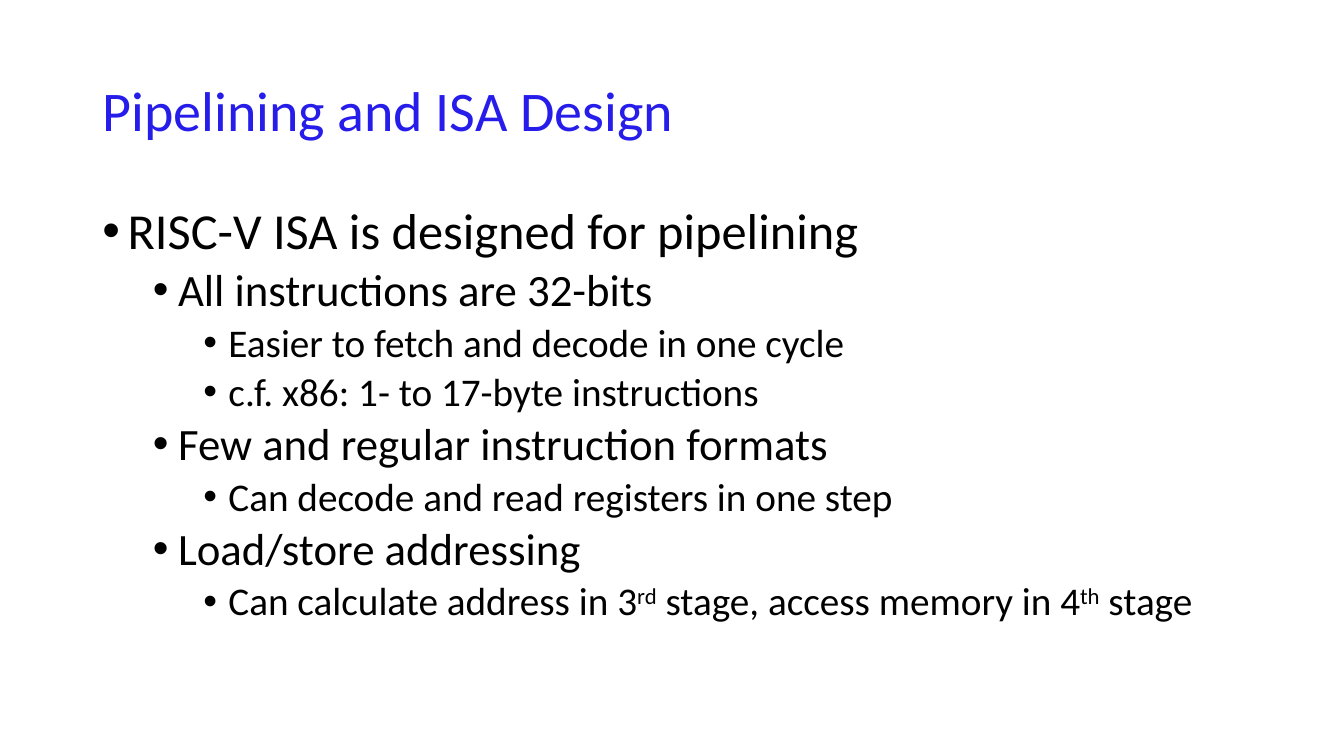
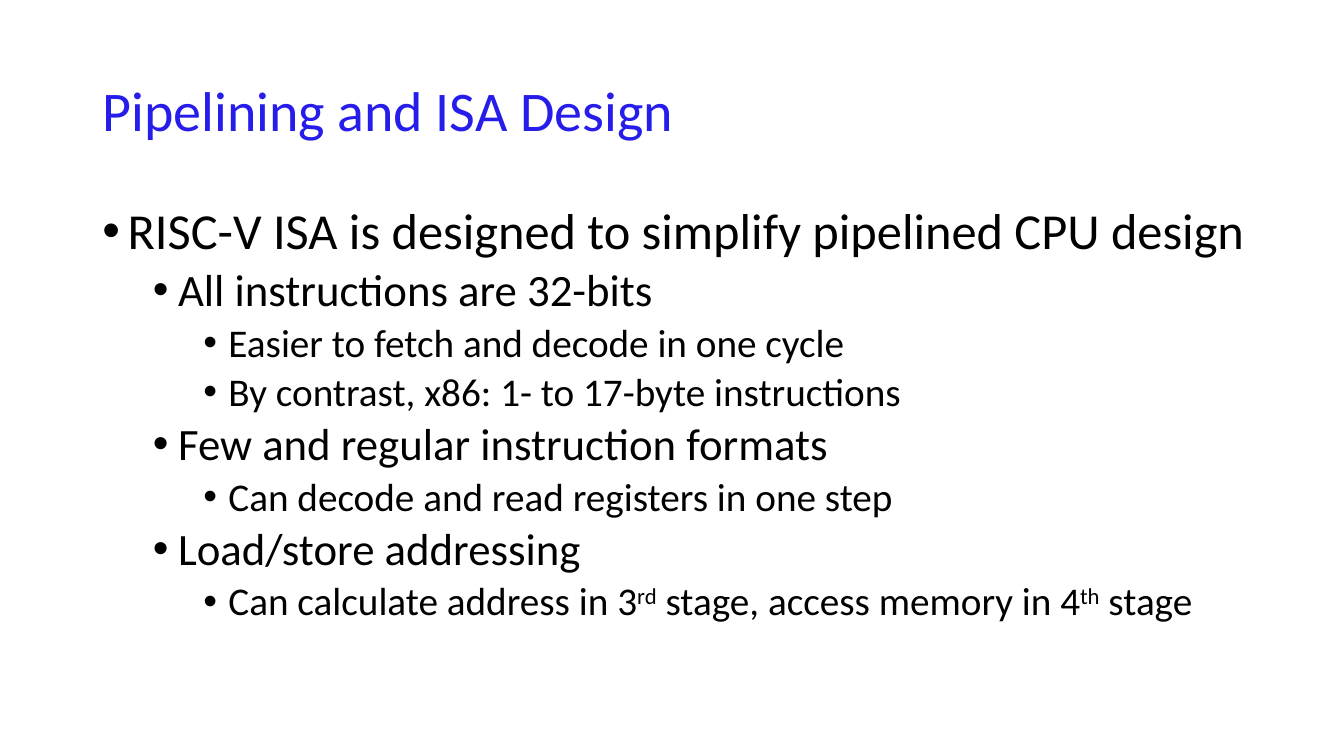
Before and after one commit to NYU-CSO/nyu-cso.github.io, a slide deck: slide 13 of notes/arch-simple2-pipeline.pptx. Drawn at 1344x756 pixels with LibreOffice and Linux fonts; fonts in the diff are those of the drawing. Boxes give left, top, right and bottom in pixels: in the first picture for what was removed or moved away, otherwise in the second. Text is boxed around its words. In the diff, an @@ line names an element or a change of style, - is before the commit and + after.

```diff
--- a/notes/arch-simple2-pipeline.pptx
+++ b/notes/arch-simple2-pipeline.pptx
@@ text at [128, 214, 1244, 258]: text changed @@
-• RISC-V ISA is designed for pipelining
+• RISC-V ISA is designed to simplify pipelined CPU design
@@ text at [228, 378, 901, 413]: text changed @@
-    • c.f. x86: 1- to 17-byte instructions
+    • By contrast, x86: 1- to 17-byte instructions
```
Also in this commit, not shown: 10 other slides changed, 1 slide added, 1 other file.
